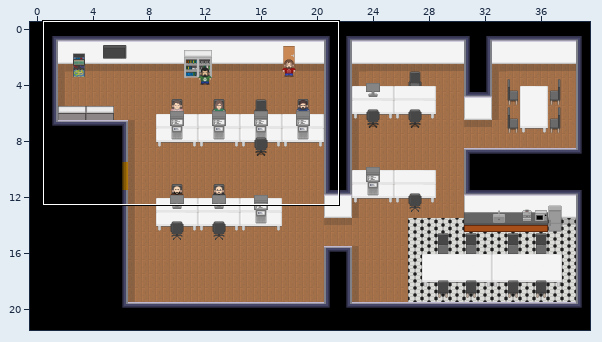
Tiled map (JSON) -- src/assets/tilemaps/office.json. Above: a wide view before the commit, with the close-up outlined.
Close-up. As it was:
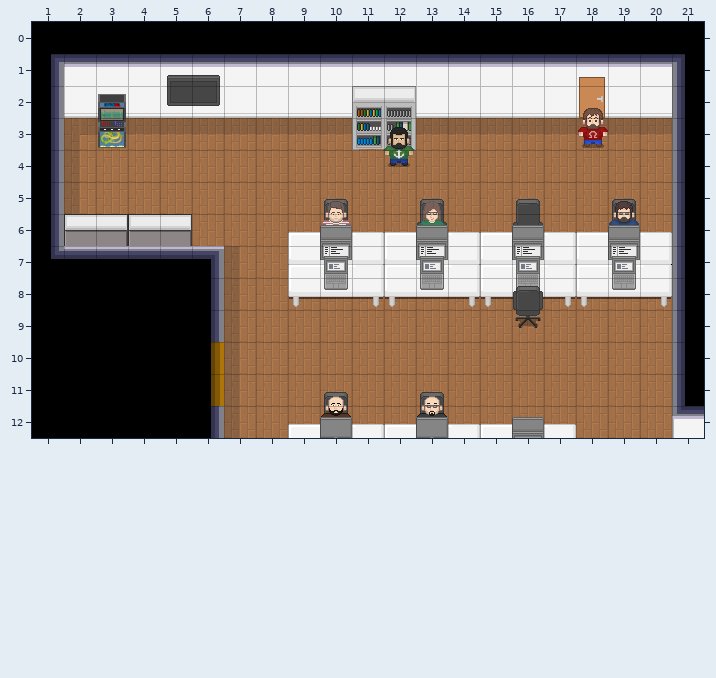
Cells are 32x32 px. Shown: x 1..21, y 0..12. The commit also changed other parts of the map, which this record leaves out. Tiles whose own drawing changed are shown in their newer look in all pictures. The old version is drawn lined up with the new one.
And afterwards:
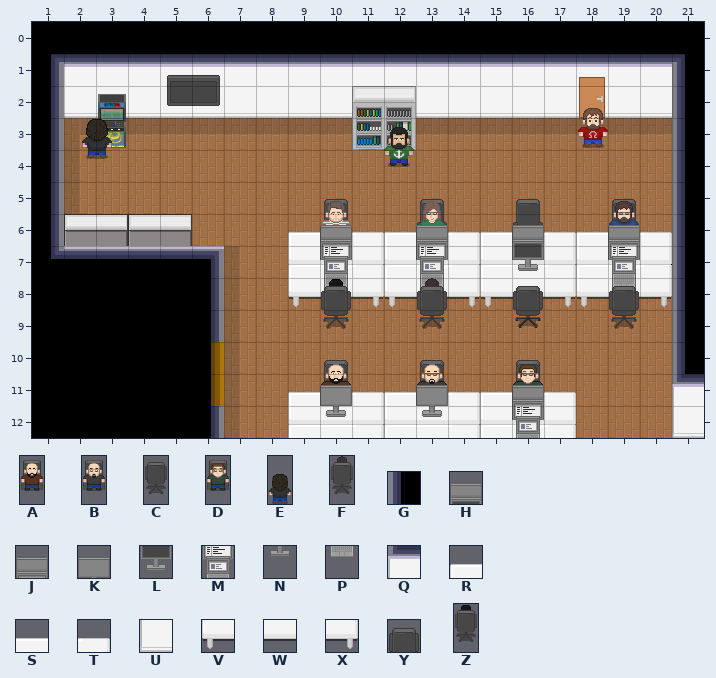
Key: from "ef": A 0; from "ej": B 0; from "emptyChair": C 0; from "fs": D 0; from "mf": E 10; from "rm": F 0; from "room": G 29, H 129, J 130, K 131, L 140, M 141, N 142, P 152, Q 198, R 201, S 202, T 203, U 209, V 223, W 224, X 225, Y 228; from "se": Z 0.
_ is an empty cell.
Objects are placed by their top-left corner, in cells (3,4 is the top-left corner of cell 3,4); size is 1x1 cell unless given.
From old to new:
map size 40x22 -> 40x21 cells
Layer "ground":
Tile Q replaces tile G in row 11 at x 21.
Tile U replaces tile Q in row 12 at x 21.
Layer "objects":
Tile V is added in row 12 at x 9, 12 and 15.
Tile W is added in row 12 at x 10, 13 and 16.
Tile X is added in row 12 at x 11, 14 and 17.
Layer "objectsOver":
Tile P is gone in row 8 at x 16.
Layer "characters":
Object A "ef" at 10,11.4 size 1x2 becomes A "ef" at 10,10.4 size 1x2.
Object B "ej" at 13,11.4 size 1x2 becomes B "ej" at 13,10.4 size 1x2.
A new object: E "mf" at 2.5,2.3 size 1x2.
A new object: F "rm" at 13,8 size 1x2.
A new object: Z "se" at 10,8 size 1x2.
A new object: C "emptyChair" at 19,8 size 1x2.
A new object: D "fs" at 16,10.4 size 1x2.
Layer "middleGround":
Tile R is added in row 11 at x 9, 12 and 15.
Tile S is added in row 11 at x 10, 13 and 16.
Tile T is added in row 11 at x 11, 14 and 17.
Tile Y is added in row 8 at x 19.
Layer "foreground":
Tile H replaces tile J in row 6 at x 16.
Tile J is added in row 11 at x 16.
Tile K is added in row 11 at x 10 and 13.
Tile L replaces tile M in row 7 at x 16.
Tile M replaces tile J in row 12 at x 16.
Tile N replaces tile K in row 12 at x 10 and 13.
